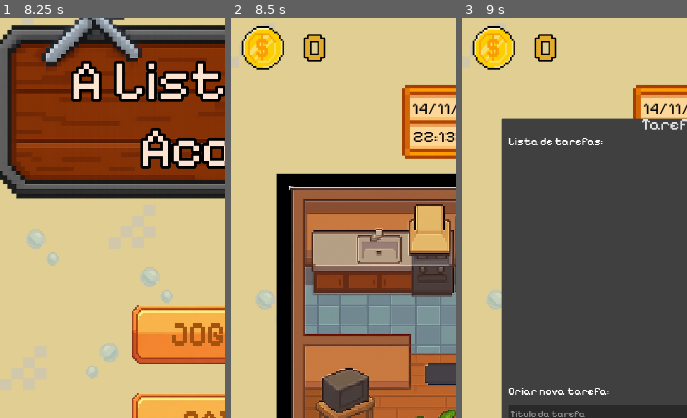
Above: before the commit, frames 1-3 (left to right).
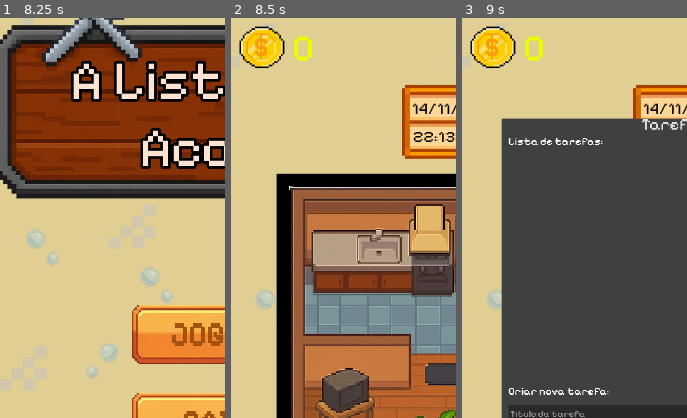
Above: after the commit, the same moments.

Repository: Guga-tab/a-lista-nao-acaba
Game: Godot game, scene res://scenes/title_screen.tscn
The game is run twice, just before and just after one commit, with the same random seed, the same clock (stepped at 60 frames per second) and the same inputs. Sound files missing from this copy of the repository are replaced by a short silence.
Inputs (mouse positions are % of the whole screen's width and height, from its top left):
- Up to frame 1 (8.25 s): click (50, 51) at 0.5 s; click (50, 51) at 1.25 s; click (50, 51) at 2 s; click (16, 94) at 2.75 s; tap Enter at 3.5, 5, 6.5 s; tap Space at 4.25, 5.75, 7.25 s
- Up to frame 2 (8.5 s): no input
- Up to frame 3 (9 s): click (57, 41) at 8.75 s
The pictures show only the part of the screen within x 3-53%, y 12-62%; the shares and areas given below are measured in that part.

Frame 1 is identical in both runs. In frame 2, 1.7% of the frame differs, in the area x 3-43%, y 2-13%; in frame 3, 1.7%.
Error in both runs: Cannot call method 'change_scene_to_file' on a null value. (res://scenes/title_screen.tscn::GDScript_dc4i4:20)

Commit message:
Adicionada funcionalidade das moedas

Diff:
--- a/project.godot
+++ b/project.godot
@@ -23,6 +23,8 @@
 
 BackgroundSong="*uid://ckn5xa220h6dk"
 ClickSound="*uid://cx3wiwa8jj6ew"
+Database="*res://scripts/database.gd"
+user_service="*uid://72gqjx4oib5d"
 
 [display]
 
--- a/scenes/home.tscn
+++ b/scenes/home.tscn
@@ -3,7 +3,6 @@
 [ext_resource type="FontFile" uid="uid://c7l28r557ls0x" path="res://fonts/Pixelify_Sans/static/PixelifySans-Medium.ttf" id="1_wa5vk"]
 [ext_resource type="Script" uid="uid://b71ahrhd6mrb4" path="res://scripts/home.gd" id="2_x5c8i"]
 [ext_resource type="Texture2D" uid="uid://c1ilp1ixxljhr" path="res://assets/backgrounds/bg_default.png" id="3_dch01"]
-[ext_resource type="PackedScene" uid="uid://batf4mdu3hhrd" path="res://scenes/coin.tscn" id="4_mlk18"]
 [ext_resource type="PackedScene" uid="uid://dw8683kdkjrsd" path="res://scenes/star.tscn" id="5_wa5vk"]
 [ext_resource type="PackedScene" uid="uid://civos6uapbs02" path="res://scenes/offensive.tscn" id="6_x5c8i"]
 [ext_resource type="Texture2D" uid="uid://dbs53i0vanfji" path="res://assets/backgrounds/house.png" id="8_biiq1"]
@@ -14,7 +13,9 @@
 [ext_resource type="PackedScene" uid="uid://bkmn5k25awrpd" path="res://scenes/character.tscn" id="11_1idv1"]
 [ext_resource type="AudioStream" uid="uid://b04mfdmkotnw7" path="res://assets/sounds/click_sound.mp3" id="15_rpgsi"]
 [ext_resource type="PackedScene" uid="uid://b4o65hf2pwtwi" path="res://scenes/config_button.tscn" id="17_aish6"]
+[ext_resource type="Texture2D" uid="uid://dtq2h20osrdc7" path="res://assets/icons/coin_icon.png" id="17_e42qu"]
 [ext_resource type="Texture2D" uid="uid://cpu1u1hbila5a" path="res://assets/icons/clock.png" id="17_o7pnx"]
+[ext_resource type="Script" uid="uid://b6y4o7162xqw2" path="res://scripts/coins.gd" id="17_snnha"]
 [ext_resource type="Script" uid="uid://cogl85fxukc6c" path="res://scripts/clock.gd" id="18_snnha"]
 
 [sub_resource type="Theme" id="Theme_sf0on"]
@@ -37,6 +38,11 @@
 
 [sub_resource type="LabelSettings" id="LabelSettings_aish6"]
 font_color = Color(0, 0, 0, 1)
+
+[sub_resource type="LabelSettings" id="LabelSettings_ppa51"]
+font = ExtResource("1_wa5vk")
+font_size = 90
+font_color = Color(0.90588236, 1, 0, 1)
 
 [node name="Home" type="Control" unique_id=336287379]
 layout_mode = 3
@@ -55,13 +61,6 @@
 scale = Vector2(1.0133935, 1)
 mouse_filter = 2
 texture = ExtResource("3_dch01")
-
-[node name="Coin" parent="Bg" unique_id=671021650 instance=ExtResource("4_mlk18")]
-layout_mode = 0
-offset_left = 32.563858
-offset_top = 229.99998
-offset_right = 375.94354
-offset_bottom = 601.59515
 
 [node name="Star" parent="Bg" unique_id=1961716797 instance=ExtResource("5_wa5vk")]
 layout_mode = 0
@@ -200,5 +199,21 @@
 offset_bottom = 458.0
 script = null
 
+[node name="CanvasLayer" type="CanvasLayer" parent="." unique_id=100238404]
+script = ExtResource("17_snnha")
+
+[node name="Sprite2D" type="Sprite2D" parent="CanvasLayer" unique_id=1136219788]
+position = Vector2(103, 306)
+scale = Vector2(0.53125, 0.5138889)
+texture = ExtResource("17_e42qu")
+
+[node name="Label" type="Label" parent="CanvasLayer" unique_id=1124256558]
+offset_left = 175.0
+offset_top = 251.0
+offset_right = 282.0
+offset_bottom = 360.0
+text = "80"
+label_settings = SubResource("LabelSettings_ppa51")
+
 [connection signal="pressed" from="Bg/Room/CalendarButton" to="." method="_on_calendar_button_pressed"]
 [connection signal="pressed" from="ConfigButton" to="." method="_on_config_button_pressed"]
--- /dev/null
+++ b/scripts/coins.gd
@@ -0,0 +1,21 @@
+extends CanvasLayer
+
+@onready var coins_label: Label = $Label
+@onready var user_service = preload("res://scripts/user_service.gd").new()
+
+func _ready():
+	add_child(user_service)
+
+	# mostra valor inicial
+	update_coins()
+
+	# conecta o signal
+	user_service.coins_changed.connect(_on_coins_changed)
+
+
+func update_coins():
+	coins_label.text = str(user_service.get_coins())
+
+
+func _on_coins_changed(new_value:int):
+	coins_label.text = str(new_value)
--- a/scripts/home.gd
+++ b/scripts/home.gd
@@ -12,7 +12,7 @@
 @onready var PopUp = preload("res://scenes/config_screen.tscn")
 @onready var btn_calendar = $Bg/Room/CalendarButton
 @onready var vbox_tasks = $VBoxTasks
-@onready var coin_label = $Bg/Coin/CoinLabel
+@onready var coin_label = $CanvasLayer/Label
 @onready var text_black_bar = $Bg/TextBlackBar
 @onready var click_sound = $click_sound
 
--- a/scripts/task_service.gd
+++ b/scripts/task_service.gd
@@ -1,7 +1,4 @@
 extends Node
-
-@onready var Database = preload("res://scripts/database.gd").new()
-@onready var user_service = preload("res://scripts/user_service.gd").new()
 
 var main_scene: Node = null
 
--- a/scripts/user_service.gd
+++ b/scripts/user_service.gd
@@ -1,6 +1,7 @@
 extends Node
 
-@onready var Database = preload("res://scripts/database.gd").new()
+signal coins_changed(new_value)
+
 
 var user_id: int = -1
 var avatar_id: int = -1
Not shown, added: scripts/coins.gd.uid
